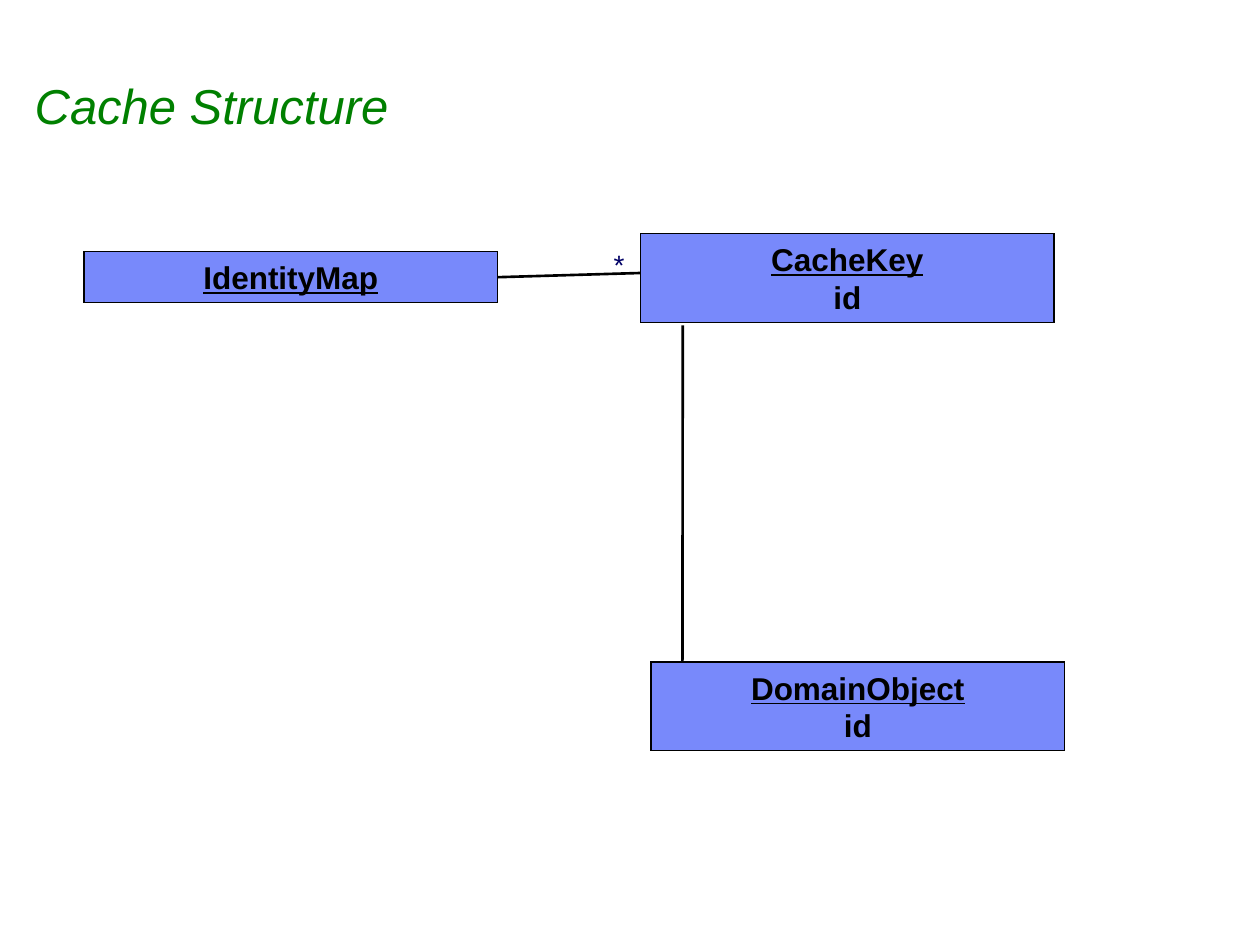
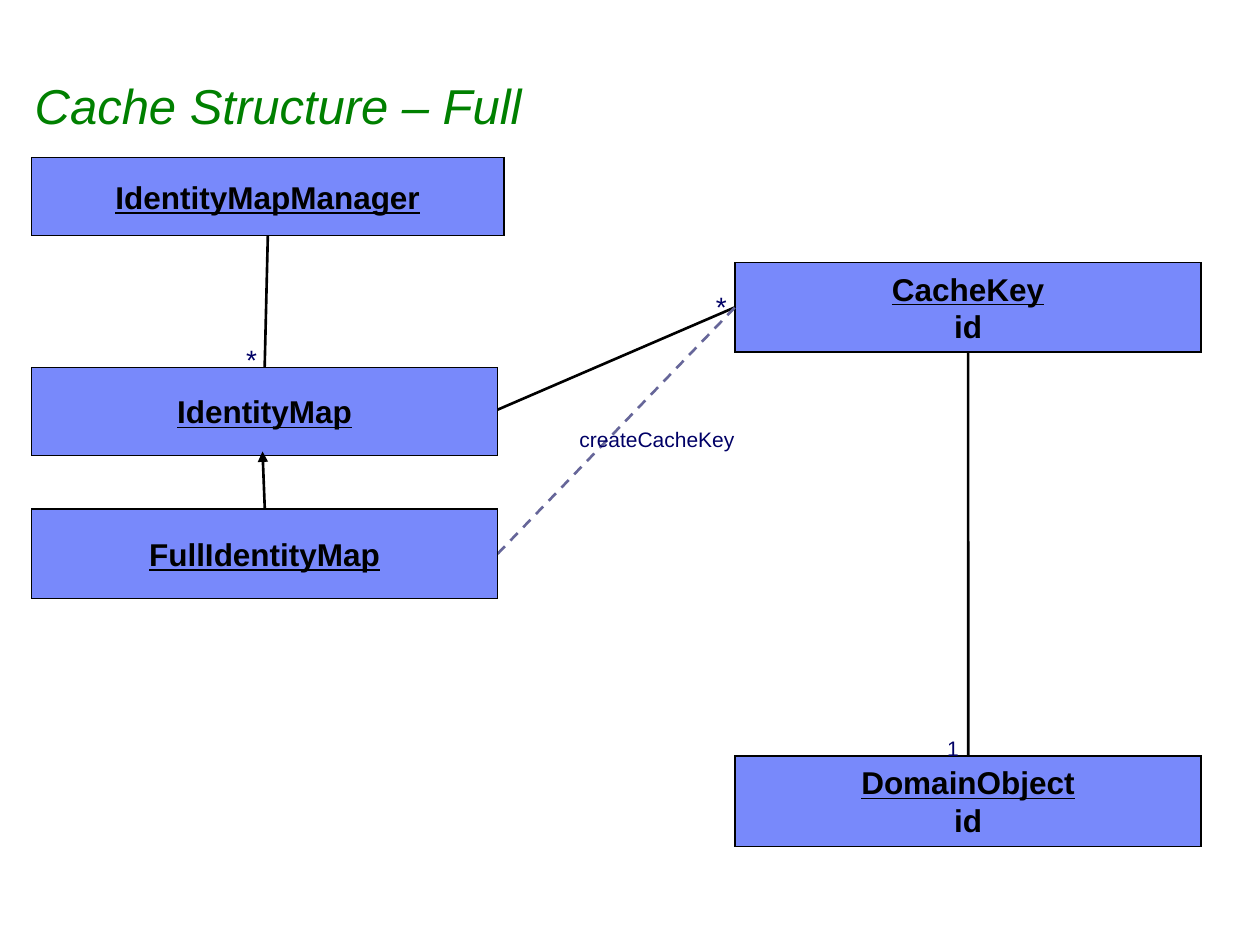
Before and after one commit to sabineheider/incubator, a slide deck: slide 7 of summit-2010/EclipseLink_Intro_Cache.ppt (slide 4 before the commit). Drawn at 1260x945 pixels with LibreOffice and Linux fonts; fonts in the diff are those of the drawing; background and template pictures are left out. Boxes give left, top, right and bottom in pixels: in the first picture for what was removed or moved away, otherwise in the second. Text is boxed around its words. In the diff, an @@ line names an element or a change of style, - is before the commit and + after.

```diff
--- a/summit-2010/EclipseLink_Intro_Cache.ppt
+++ b/summit-2010/EclipseLink_Intro_Cache.ppt
@@ text at [35, 88, 522, 125]: text changed @@
-Cache Structure
+Cache Structure – Full
@@ rectangle added at [32, 158, 504, 236], fill #7889FB, outline #000000 0.74 pt, 18 pt, text #000000, bold, underline @@
+IdentityMapManager
@@ line added from (268, 236) to (265, 368), #000000 1.5 pt @@
@@ rectangle "CacheKey": place and size @@
-rectangle "CacheKey" at [640, 234, 1053, 323]
+rectangle "CacheKey" at [735, 262, 1201, 352]
@@ text "*": place and size @@
-text "*" at [601, 242, 630, 289]
+text "*" at [703, 284, 732, 330]
@@ line moved from (498, 277) - (640, 273) to (494, 412) - (735, 307) @@
@@ line added from (498, 554) to (735, 307), #666699 1.5 pt dashed @@
@@ text added at [234, 336, 263, 383], 16 pt, text #000066 @@
+*
@@ line moved from (683, 662) - (683, 325) to (968, 353) - (968, 756) @@
@@ rectangle "IdentityMap": place and size @@
-rectangle "IdentityMap" at [84, 252, 498, 302]
+rectangle "IdentityMap" at [32, 368, 498, 456]
@@ text added at [579, 430, 734, 451], 12 pt, text #000066 @@
+createCacheKey
@@ arrow added from (265, 509) to (262, 451), #000000 1.5 pt @@
@@ rectangle added at [32, 509, 498, 598], fill #7889FB, outline #000000 0.74 pt, 18 pt, text #000000, bold, underline @@
+FullIdentityMap
@@ text added at [947, 741, 959, 760], 12 pt, text #000066 @@
+1
@@ rectangle "DomainObject": place and size @@
-rectangle "DomainObject" at [651, 662, 1065, 750]
+rectangle "DomainObject" at [735, 756, 1201, 847]
```
Also in this commit, not shown: 4 other slides changed, 6 slides added.
